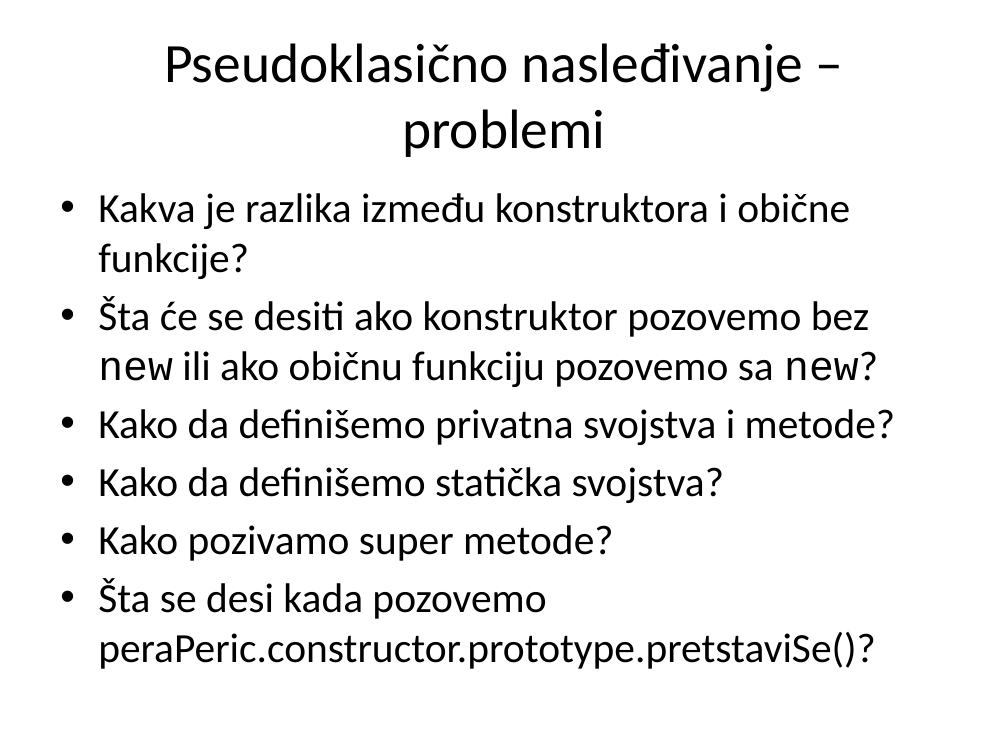
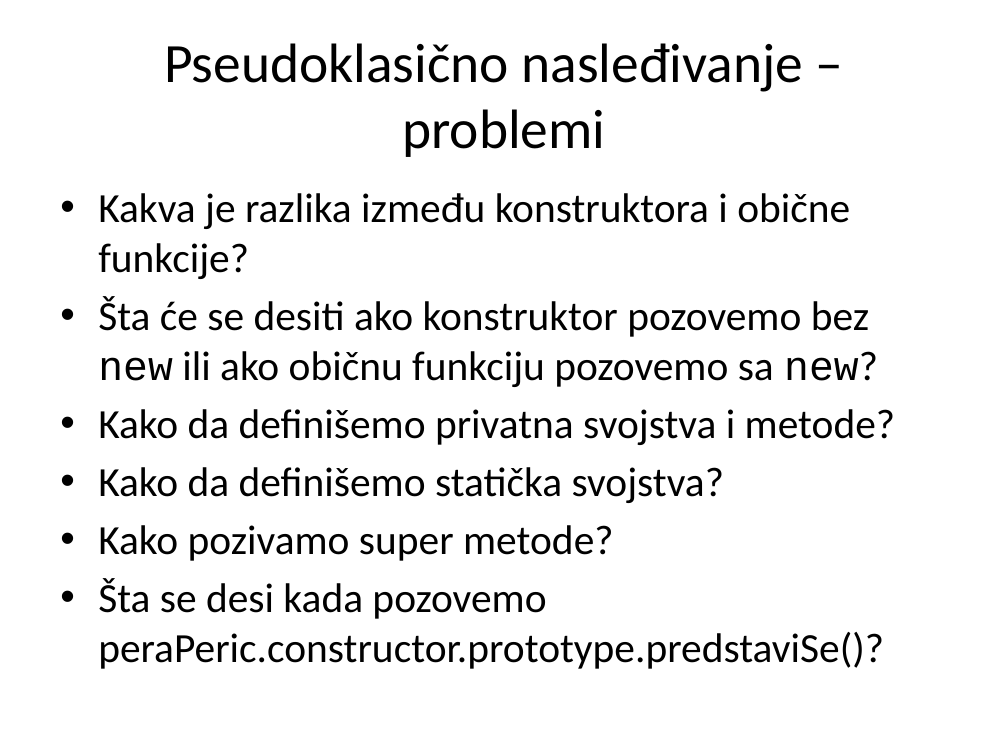
Before and after one commit to Cobrijani/2016, a slide deck: slide 14 of JavaScript/03_Nasledjivanje/JavaScript_03_Nasledjivanje.pptx. Drawn at 1008x756 pixels with LibreOffice and Linux fonts; fonts in the diff are those of the drawing. Boxes give left, top, right and bottom in pixels: in the first picture for what was removed or moved away, otherwise in the second. Text is boxed around its words. In the diff, an @@ line names an element or a change of style, - is before the commit and + after.

```diff
--- a/JavaScript/03_Nasledjivanje/JavaScript_03_Nasledjivanje.pptx
+++ b/JavaScript/03_Nasledjivanje/JavaScript_03_Nasledjivanje.pptx
@@ text at (98,578,884,669): text changed @@
-• Šta se desi kada pozovemo peraPeric.constructor.prototype.pretstaviSe()?
+• Šta se desi kada pozovemo peraPeric.constructor.prototype.predstaviSe()?
```
Also in this commit, not shown: 7 other slides changed, 4 other files.
